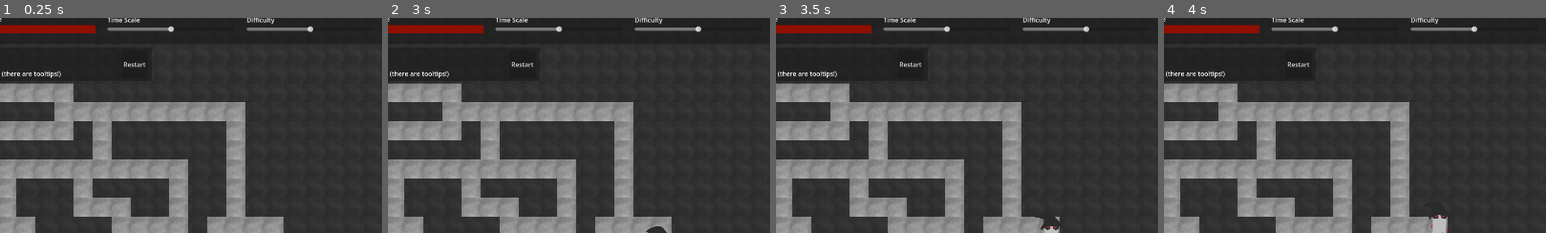
Above: before the commit, frames 1-4 (left to right).
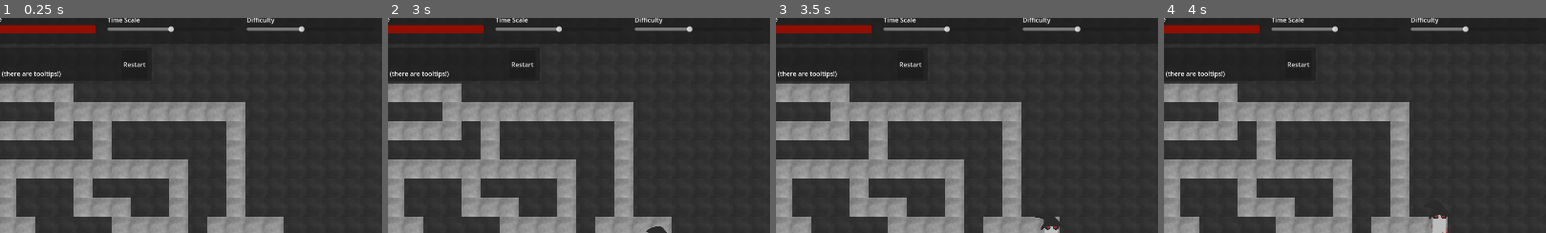
Above: after the commit, the same moments.

Repository: ThomasProg/LudumDare55
Game: Godot game, scene res://scenes/world.tscn
Same seed, same stepped clock (60 frames per second), same inputs: the game is played once before the commit and once after it.
Inputs (mouse positions are % of the whole screen's width and height, from its top left):
- Up to frame 1 (0.25 s): no input
- Up to frame 2 (3 s): click "Restart" at 0.5 s; click "Restart" at 1.25 s; click "Restart" at 2 s; click (3, 5) at 2.75 s
- Up to frame 3 (3.5 s): no input
- Up to frame 4 (4 s): click (8, 5) at 3.5 s
The pictures show only the part of the screen within x 50-100%, y 3-53%; the shares and areas given below are measured in that part.

The runs differ from the first frame. In frame 1, less than 0.1% of the frame differs, in the area x 78-82%, y 3-7%; in frame 2, less than 0.1%; in frame 3, less than 0.1%; in frame 4, less than 0.1%.

Commit message:
project changed to godot 4.2 / difficulty balanced

Diff:
--- a/project.godot
+++ b/project.godot
@@ -12,7 +12,7 @@
 
 config/name="Ludum Dare 55"
 run/main_scene="res://scenes/world.tscn"
-config/features=PackedStringArray("4.3", "Forward Plus")
+config/features=PackedStringArray("4.2", "Forward Plus")
 config/icon="res://icon.svg"
 
 [autoload]
@@ -30,27 +30,27 @@
 
 up={
 "deadzone": 0.5,
-"events": [Object(InputEventKey,"resource_local_to_scene":fa …(172 unchanged characters)… eycode":87,"key_label":0,"unicode":119,"location":0,"echo":false,"script":null)
-, Object(InputEventKey,"resource_local_to_scene":false,"reso …(166 unchanged characters)… ode":4194320,"key_label":0,"unicode":0,"location":0,"echo":false,"script":null)
-, Object(InputEventKey,"resource_local_to_scene":false,"resource_name":"","device":-1,"window_id":0,"alt_pressed":false,"shift_pressed":true,"ctrl_pressed":false,"meta_pressed":false,"pressed":false,"keycode":0,"physical_keycode":65,"key_label":0,"unicode":65,"location":0,"echo":false,"script":null)
+"events": [Object(InputEventKey,"resource_local_to_scene":fa …(172 unchanged characters)… eycode":87,"key_label":0,"unicode":119,"echo":false,"script":null)
+, Object(InputEventKey,"resource_local_to_scene":false,"reso …(166 unchanged characters)… ode":4194320,"key_label":0,"unicode":0,"echo":false,"script":null)
+, Object(InputEventKey,"resource_local_to_scene":false,"resource_name":"","device":-1,"window_id":0,"alt_pressed":false,"shift_pressed":true,"ctrl_pressed":false,"meta_pressed":false,"pressed":false,"keycode":0,"physical_keycode":65,"key_label":0,"unicode":65,"echo":false,"script":null)
 ]
 }
 down={
 "deadzone": 0.5,
-"events": [Object(InputEventKey,"resource_local_to_scene":fa …(172 unchanged characters)… eycode":83,"key_label":0,"unicode":115,"location":0,"echo":false,"script":null)
-, Object(InputEventKey,"resource_local_to_scene":false,"reso …(166 unchanged characters)… ode":4194322,"key_label":0,"unicode":0,"location":0,"echo":false,"script":null)
+"events": [Object(InputEventKey,"resource_local_to_scene":fa …(172 unchanged characters)… eycode":83,"key_label":0,"unicode":115,"echo":false,"script":null)
+, Object(InputEventKey,"resource_local_to_scene":false,"reso …(166 unchanged characters)… ode":4194322,"key_label":0,"unicode":0,"echo":false,"script":null)
 ]
 }
 left={
 "deadzone": 0.5,
-"events": [Object(InputEventKey,"resource_local_to_scene":fa …(171 unchanged characters)… keycode":65,"key_label":0,"unicode":97,"location":0,"echo":false,"script":null)
-, Object(InputEventKey,"resource_local_to_scene":false,"reso …(166 unchanged characters)… ode":4194319,"key_label":0,"unicode":0,"location":0,"echo":false,"script":null)
+"events": [Object(InputEventKey,"resource_local_to_scene":fa …(171 unchanged characters)… keycode":65,"key_label":0,"unicode":97,"echo":false,"script":null)
+, Object(InputEventKey,"resource_local_to_scene":false,"reso …(166 unchanged characters)… ode":4194319,"key_label":0,"unicode":0,"echo":false,"script":null)
 ]
 }
 right={
 "deadzone": 0.5,
-"events": [Object(InputEventKey,"resource_local_to_scene":fa …(174 unchanged characters)… ycode":68,"key_label":68,"unicode":100,"location":0,"echo":false,"script":null)
-, Object(InputEventKey,"resource_local_to_scene":false,"reso …(166 unchanged characters)… ode":4194321,"key_label":0,"unicode":0,"location":0,"echo":false,"script":null)
+"events": [Object(InputEventKey,"resource_local_to_scene":fa …(174 unchanged characters)… ycode":68,"key_label":68,"unicode":100,"echo":false,"script":null)
+, Object(InputEventKey,"resource_local_to_scene":false,"reso …(166 unchanged characters)… ode":4194321,"key_label":0,"unicode":0,"echo":false,"script":null)
 ]
 }
 moveClick={
@@ -60,16 +60,16 @@
 }
 Q={
 "deadzone": 0.5,
-"events": [Object(InputEventKey,"resource_local_to_scene":fa …(172 unchanged characters)… eycode":81,"key_label":0,"unicode":113,"location":0,"echo":false,"script":null)
+"events": [Object(InputEventKey,"resource_local_to_scene":fa …(172 unchanged characters)… eycode":81,"key_label":0,"unicode":113,"echo":false,"script":null)
 ]
 }
 W={
 "deadzone": 0.5,
-"events": [Object(InputEventKey,"resource_local_to_scene":fa …(172 unchanged characters)… eycode":87,"key_label":0,"unicode":119,"location":0,"echo":false,"script":null)
+"events": [Object(InputEventKey,"resource_local_to_scene":fa …(172 unchanged characters)… eycode":87,"key_label":0,"unicode":119,"echo":false,"script":null)
 ]
 }
 E={
 "deadzone": 0.5,
-"events": [Object(InputEventKey,"resource_local_to_scene":fa …(172 unchanged characters)… eycode":69,"key_label":0,"unicode":101,"location":0,"echo":false,"script":null)
+"events": [Object(InputEventKey,"resource_local_to_scene":fa …(172 unchanged characters)… eycode":69,"key_label":0,"unicode":101,"echo":false,"script":null)
 ]
 }
--- a/scenes/world.tscn
+++ b/scenes/world.tscn
@@ -290,7 +290,10 @@
 [node name="DifficultyHSlider" type="HSlider" parent="CanvasLayer/Panel/MarginContainer/HBoxContainer/VBoxContainer4"]
 layout_mode = 2
 size_flags_vertical = 1
-value = 50.0
+min_value = 1.3
+max_value = 2.7
+step = 0.1
+value = 1.9
 
 [node name="Panel2" type="Panel" parent="CanvasLayer"]
 anchors_preset = 5
--- a/scripts/uiManager.gd
+++ b/scripts/uiManager.gd
@@ -40,7 +40,7 @@
 		enemyLifeProgressBar.max_value = enemy.maxLife
 		enemyLifeProgressBar.value = enemy.currentLife
 
-		enemy.pointsPerSecond = lerp(1.5, 2.8, difficultySlider.value / 100.0)
+		enemy.pointsPerSecond = difficultySlider.value
 
 	else:
 		enemyLifeProgressBar.value = 0
